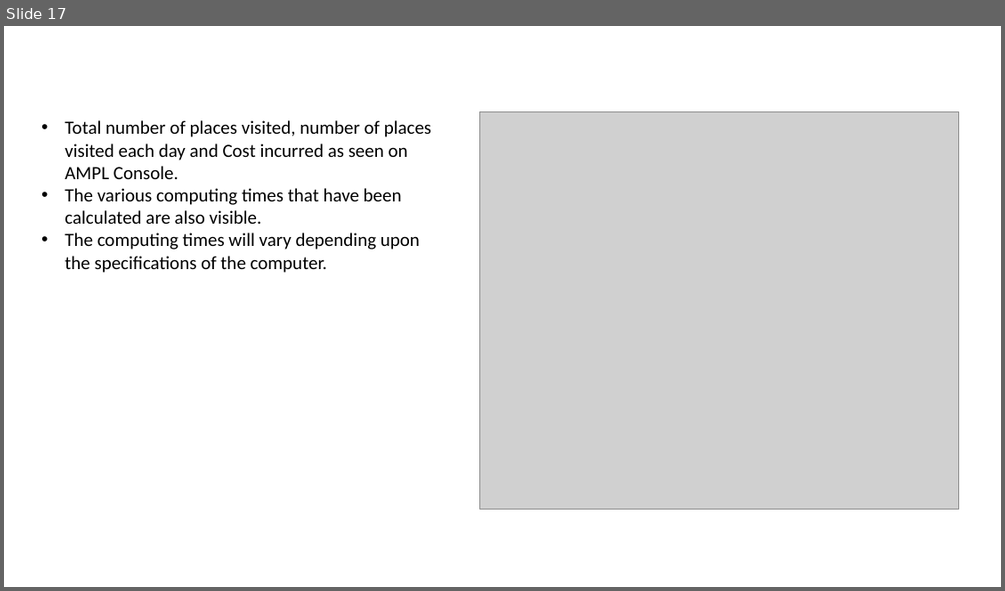
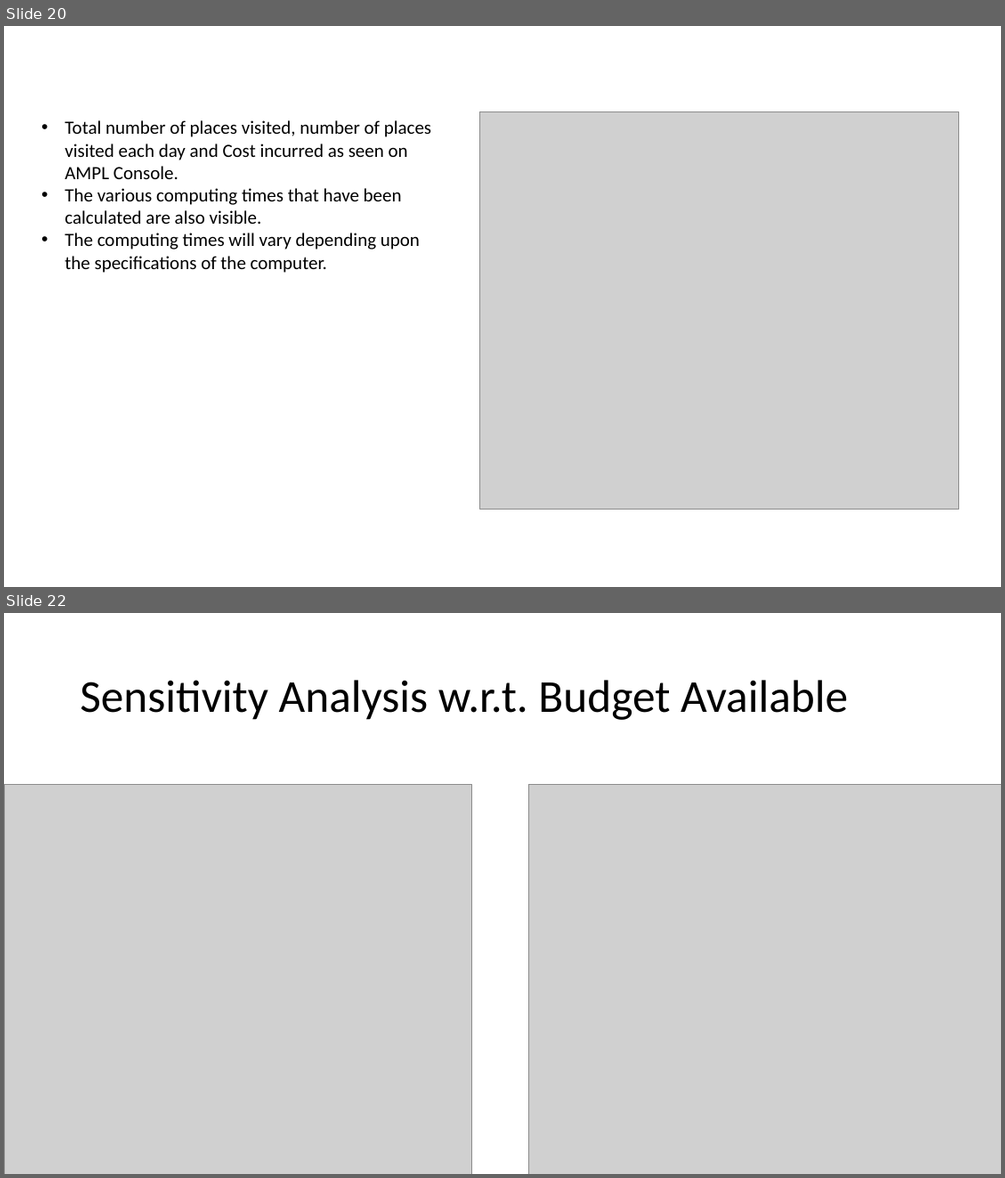
Before and after one commit to abhilash-j2/BostonSightseeing, a slide deck: Boston Sightseeing.pptx. Shown one above the other, each under a label of ours: slide 17 before the commit, slides 20 and 22 after it; the slides between them are not shown. The pictures are 1005x591 and 1005x1178 pixels, drawn with LibreOffice and Linux fonts; fonts in the diff are those of the drawing; grey boxes stand for pictures. Boxes give left, top, right and bottom in pixels: in the first picture for what was removed or moved away, otherwise in the second. Text is boxed around its words. In the diff, an @@ line names an element or a change of style, - is before the commit and + after.

```diff
--- a/Boston Sightseeing.pptx
+++ b/Boston Sightseeing.pptx
@@ slide 22 added at (4,613,1001,1174), background #FFFFFF @@
@@ title added at (80,680,848,720), 44 pt, text #000000 @@
+Sensitivity Analysis w.r.t. Budget Available
@@ picture added at (4,784,471,1174) @@
@@ picture added at (528,784,1001,1174) @@
@@ what was slide 17 is now slide 20 @@
```
Also in this commit, not shown: 12 slides changed, 6 other slides added, 1 slide removed, 1 other file.
